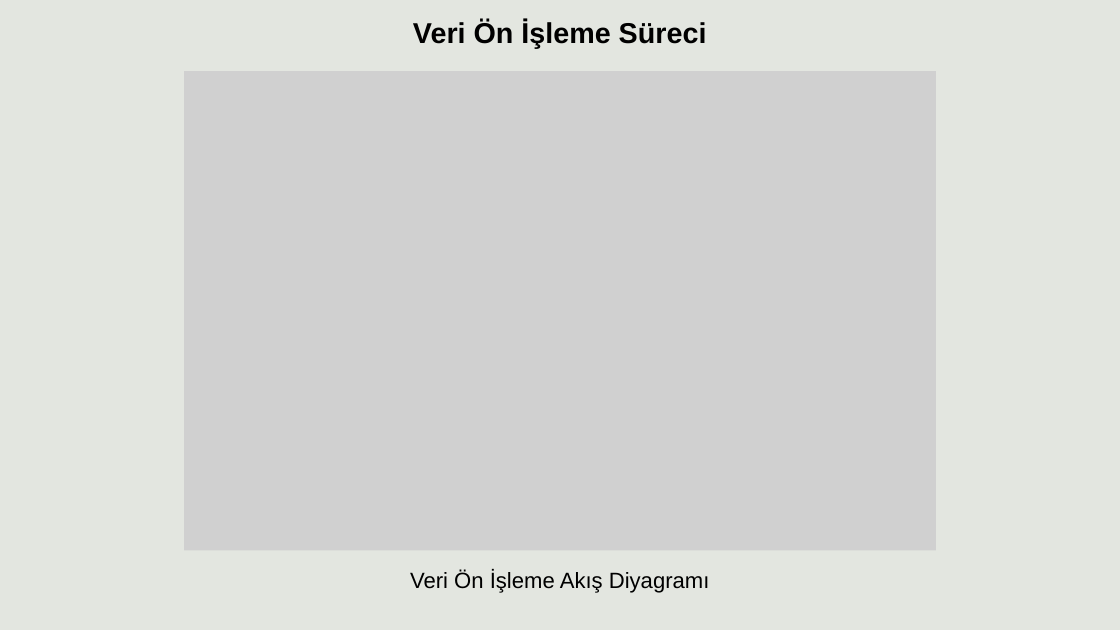
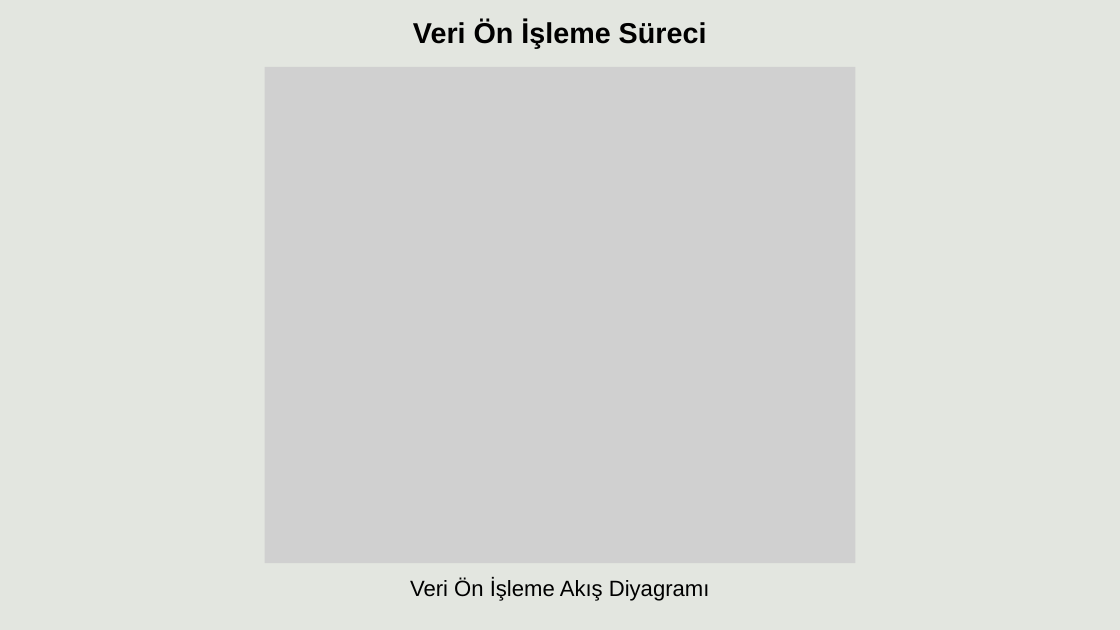
Before and after one commit to nuricanbrdmr/flight-delay-and-cancellation-prediction-system, a slide deck: slide 6 of Sunum/Bitirme Sunum.pptx. Drawn at 1120x630 pixels with LibreOffice and Linux fonts; fonts in the diff are those of the drawing; grey boxes stand for pictures. Boxes give left, top, right and bottom in pixels: in the first picture for what was removed or moved away, otherwise in the second. Text is boxed around its words. In the diff, an @@ line names an element or a change of style, - is before the commit and + after.

```diff
--- a/Sunum/Bitirme Sunum.pptx
+++ b/Sunum/Bitirme Sunum.pptx
@@ picture: place and size @@
-picture at [184,71,936,550]
+picture at [265,67,856,563]
@@ text "Veri Ön İşleme Akış Diyagramı": place and size @@
-text "Veri Ön İşleme Akış Diyagramı" at [410,571,710,593]
+text "Veri Ön İşleme Akış Diyagramı" at [410,579,710,601]
```
Also in this commit, not shown: 9 other slides changed.
